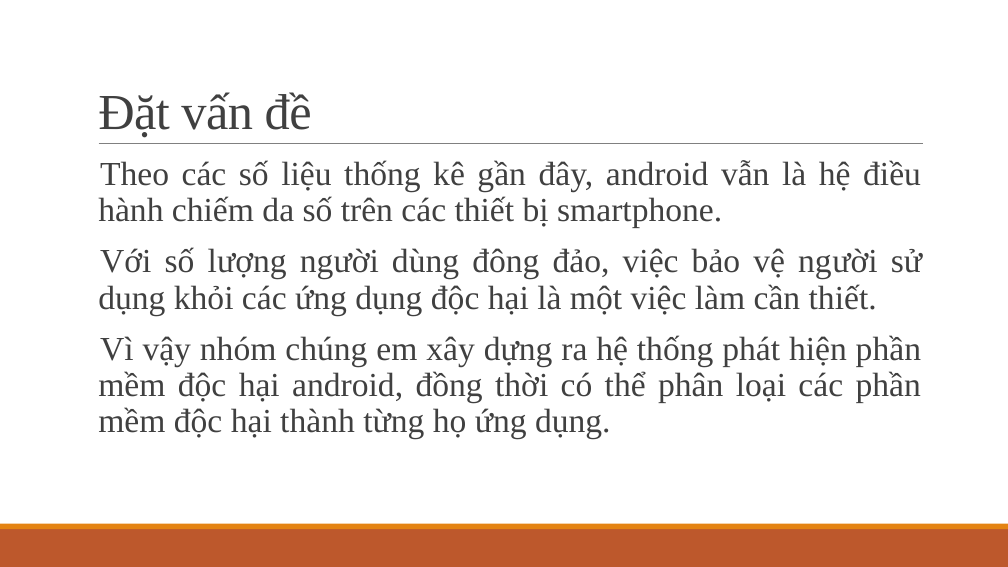
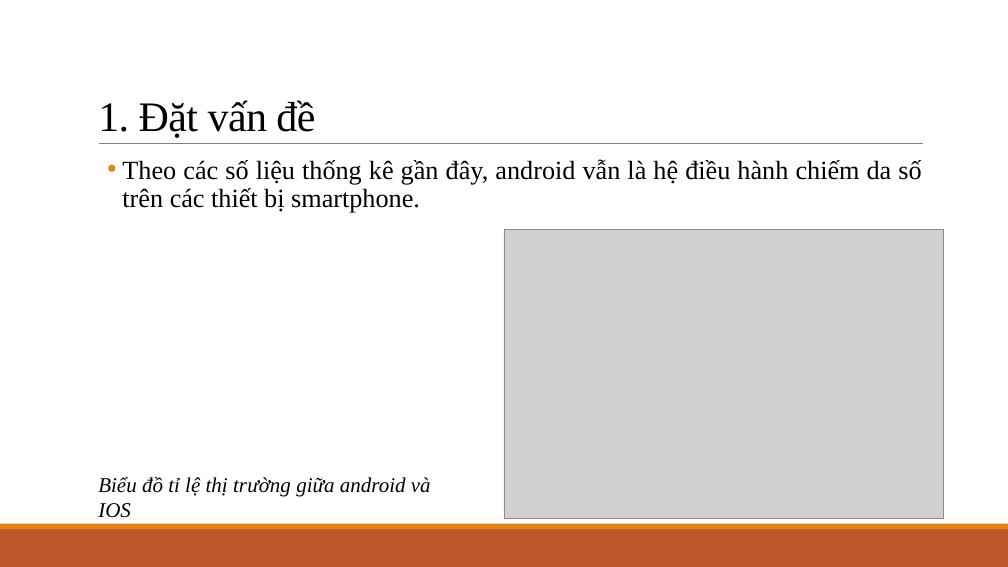
Before and after one commit to KMA-CT3-TTCS/document, a slide deck: slide 3 of Thái-Thị-Thanh-Vân_Nhóm1_v1.0.pptx. Drawn at 1008x567 pixels with LibreOffice and Linux fonts; fonts in the diff are those of the drawing; grey boxes stand for pictures. Boxes give left, top, right and bottom in pixels: in the first picture for what was removed or moved away, otherwise in the second. Text is boxed around its words. In the diff, an @@ line names an element or a change of style, - is before the commit and + after.

```diff
--- a/Thái-Thị-Thanh-Vân_Nhóm1_v1.0.pptx
+++ b/Thái-Thị-Thanh-Vân_Nhóm1_v1.0.pptx
@@ title at (98,100,315,138): text changed; size 48 to 40 pt; text colour #404040 to #000000 @@
-Đặt vấn đề
+1. Đặt vấn đề
@@ text "Theo các số liệu thống ..." at (122,159,921,213): size 32 to 25 pt, text colour #404040 to #000000; bullet   to •; list level 1 to 2 in "Theo các số liệu thống ..." @@
@@ picture added at (504,229,944,519) @@
@@ text at (98,247,922,439): paragraphs removed @@
-  Với số lượng người dùng đông đảo, việc bảo vệ người sử dụng khỏi các ứng dụng độc hại là một việc làm cần thiết.
-  Vì vậy nhóm chúng em xây dựng ra hệ thống phát hiện phần mềm độc hại android, đồng thời có thể phân loại các phần mềm độc hại thành từng họ ứng dụng.
@@ text added at (98,476,431,497), 20 pt, text #000000, italic @@
+Biểu đồ tỉ lệ thị trường giữa android và IOS
```
Also in this commit, not shown: 16 other slides changed, 4 slides added, 2 slides removed.
